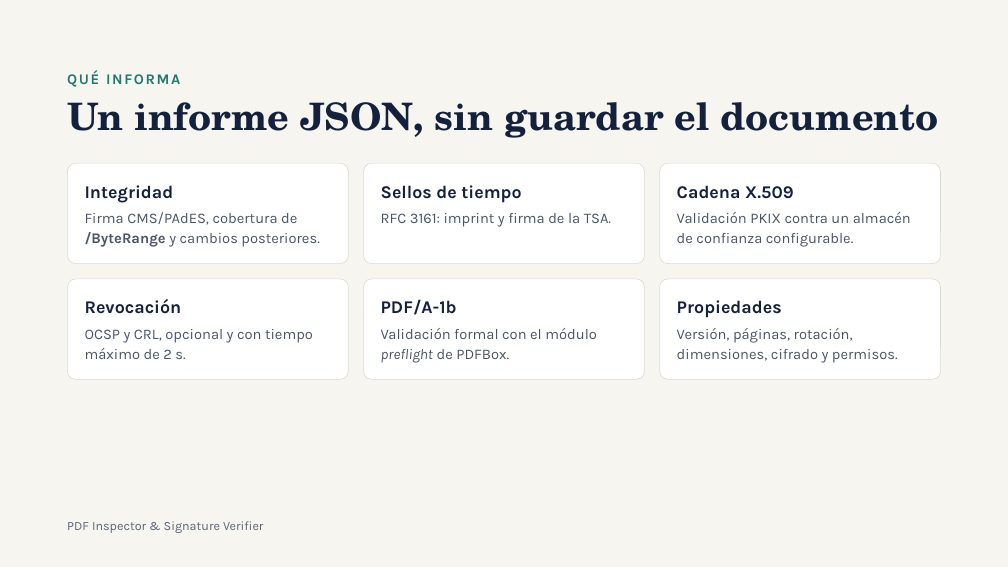
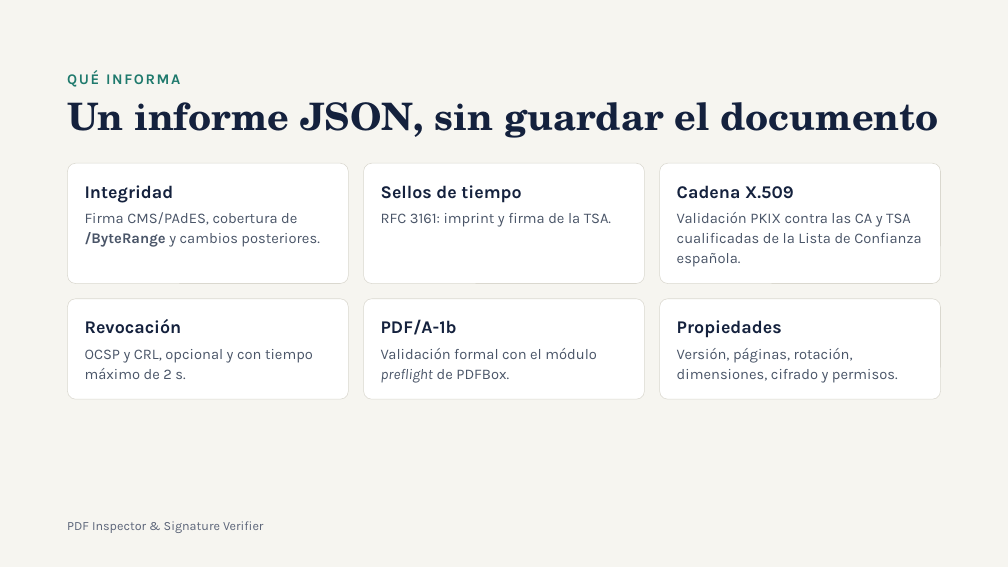
Before and after one commit to avalinani/verificador, a slide deck: slide 3 of docs/PDF-Inspector-TFM.pptx. Drawn at 1008x567 pixels with LibreOffice and Linux fonts; fonts in the diff are those of the drawing. Boxes give left, top, right and bottom in pixels: in the first picture for what was removed or moved away, otherwise in the second. Text is boxed around its words. In the diff, an @@ line names an element or a change of style, - is before the commit and + after.

```diff
--- a/docs/PDF-Inspector-TFM.pptx
+++ b/docs/PDF-Inspector-TFM.pptx
@@ rounded rectangle: place and size @@
-rounded rectangle at (67, 163, 349, 264)
+rounded rectangle at (67, 163, 349, 284)
@@ rounded rectangle: place and size @@
-rounded rectangle at (364, 163, 645, 264)
+rounded rectangle at (364, 163, 645, 284)
@@ proportions changed in 3 elements at (67, 163, 349, 284), (364, 163, 645, 284), (660, 163, 941, 284) @@
@@ rounded rectangle: place and size @@
-rounded rectangle at (660, 163, 941, 264)
+rounded rectangle at (660, 163, 941, 284)
@@ text at (677, 212, 921, 267): text changed @@
-Validación PKIX contra un almacén de confianza configurable.
+Validación PKIX contra las CA y TSA cualificadas de la Lista de Confianza española.
@@ 6 texts, 3 rounded rectangles: place and size @@
-6 texts, 3 rounded rectangles at (67, 279, 941, 380)
+6 texts, 3 rounded rectangles at (67, 299, 941, 399)
```
Also in this commit, not shown: 2 other slides changed, 2 other files.
